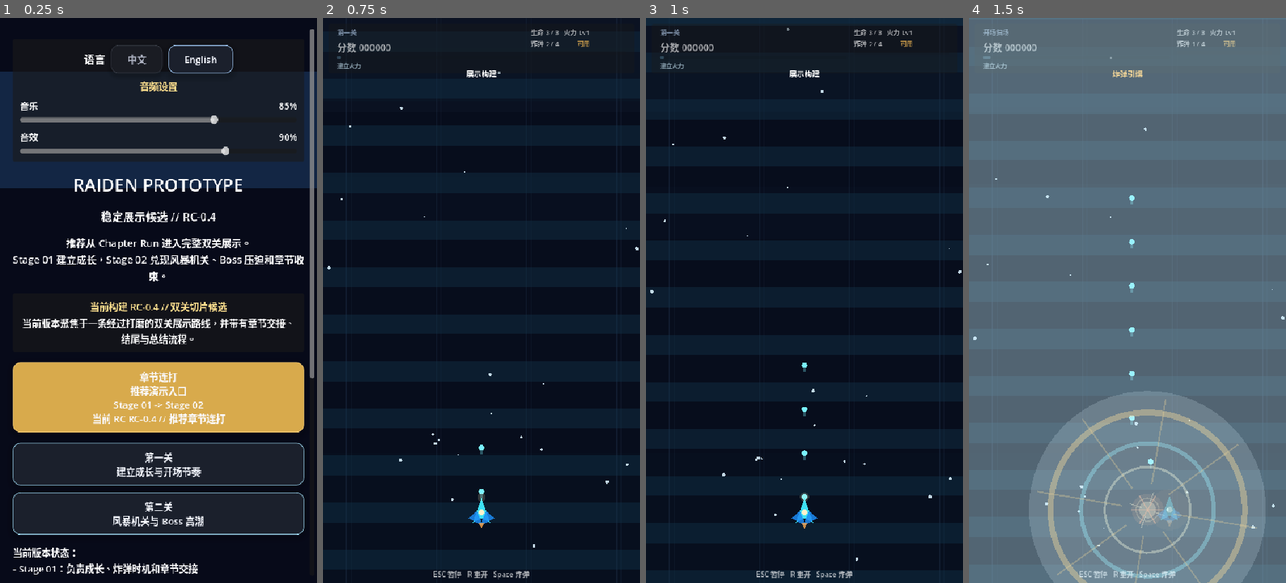
Above: before the commit, frames 1-4 (left to right).
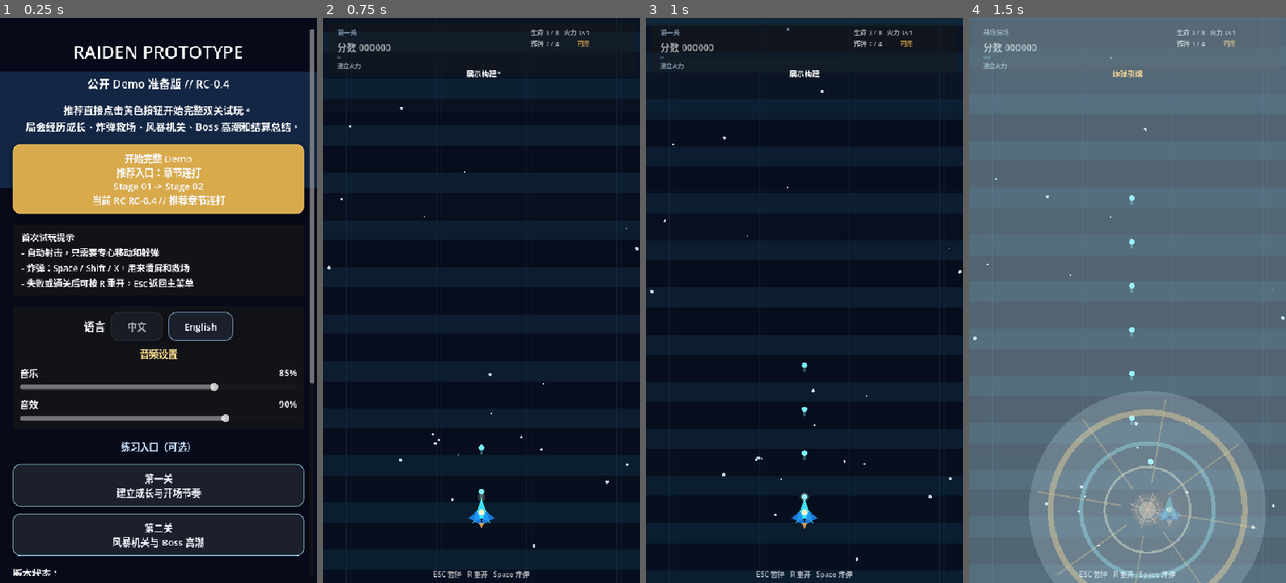
Above: after the commit, the same moments.

Repository: Drew-Z/raiden-prototype
Game: Godot game, scene res://scenes/ui/MainMenu.tscn
Two runs of this game, one before a commit and one after it. Both use one fixed random seed, a clock stepped at 60 frames per second and the inputs below.
Inputs (mouse positions are in pixels of both pictures, inside the frame that each line leads up to):
- Up to frame 1 (0.25 s): no input
- Up to frame 2 (0.75 s): click "章节连打 推荐演示入口 Stage 01 -> Stage…" (after the commit: "开始完整 Demo 推荐入口：章节连打 Stage 01 …") at 0.5 s
- Up to frame 3 (1 s): no input
- Up to frame 4 (1.5 s): tap Enter (ui_accept) at 1.25 s; move the mouse to (1197, 272) at 1.27 s; hold Right (move_right) from 1.28 s (still down); tap Space (bomb) at 1.35 s; click (1197, 272) at 1.42 s

The runs differ from the first frame. In frame 1, 44% of the frame differs, in the area x 4-100%, y 4-99%; in frame 2, nothing differs; in frame 3, nothing differs; in frame 4, nothing differs.

Commit message:
feat: polish public demo first run menu

Diff:
--- a/scripts/ui/main_menu_stage2.gd
+++ b/scripts/ui/main_menu_stage2.gd
@@ -54,8 +54,6 @@
 	column.add_theme_constant_override("separation", 18)
 	content_box.add_child(column)
 
-	column.add_child(_build_settings_panel(narrow_layout))
-
 	var title := Label.new()
 	title.text = "RAIDEN PROTOTYPE"
 	title.horizontal_alignment = HORIZONTAL_ALIGNMENT_CENTER
@@ -64,7 +62,7 @@
 	column.add_child(title)
 
 	var tag := Label.new()
-	tag.text = _t("稳定展示候选 // RC-0.4", "STABLE SHOWCASE CANDIDATE // RC-0.4")
+	tag.text = _t("公开 Demo 准备版 // RC-0.4", "PUBLIC DEMO PREP // RC-0.4")
 	tag.horizontal_alignment = HORIZONTAL_ALIGNMENT_CENTER
 	tag.autowrap_mode = TextServer.AUTOWRAP_WORD_SMART
 	tag.add_theme_font_size_override("font_size", 19 if narrow_layout else 24)
@@ -72,54 +70,55 @@
 
 	var summary := Label.new()
 	summary.text = _t(
-		"推荐从 Chapter Run 进入完整双关展示。\nStage 01 建立成长，Stage 02 兑现风暴机关、Boss 压迫和章节收束。",
-		"Start from Chapter Run for the full two-stage showcase.\nStage 01 builds growth; Stage 02 cashes storm hazards, boss pressure and chapter closure."
+		"推荐直接点击黄色按钮开始完整双关试玩。\n一局会经历成长、炸弹救场、风暴机关、Boss 高潮和结算总结。",
+		"Press the yellow button for the full two-stage demo.\nOne run covers growth, bomb saves, storm hazards, boss climax and debrief."
 	)
 	summary.horizontal_alignment = HORIZONTAL_ALIGNMENT_CENTER
 	summary.autowrap_mode = TextServer.AUTOWRAP_WORD_SMART
 	summary.add_theme_font_size_override("font_size", 17 if narrow_layout else 22)
 	column.add_child(summary)
 
-	var build_panel := PanelContainer.new()
-	column.add_child(build_panel)
-
-	var build_margin := MarginContainer.new()
-	build_margin.add_theme_constant_override("margin_left", 12)
-	build_margin.add_theme_constant_override("margin_top", 10)
-	build_margin.add_theme_constant_override("margin_right", 12)
-	build_margin.add_theme_constant_override("margin_bottom", 10)
-	build_panel.add_child(build_margin)
-
-	var build_column := VBoxContainer.new()
-	build_column.add_theme_constant_override("separation", 4)
-	build_margin.add_child(build_column)
-
-	var build_title := Label.new()
-	build_title.text = RunState.get_build_badge()
-	build_title.horizontal_alignment = HORIZONTAL_ALIGNMENT_CENTER
-	build_title.autowrap_mode = TextServer.AUTOWRAP_WORD_SMART
-	build_title.add_theme_font_size_override("font_size", 16 if narrow_layout else 18)
-	build_title.add_theme_color_override("font_color", Color(1.0, 0.88, 0.56))
-	build_column.add_child(build_title)
-
-	var build_summary := Label.new()
-	build_summary.text = RunState.get_build_summary()
-	build_summary.horizontal_alignment = HORIZONTAL_ALIGNMENT_CENTER
-	build_summary.autowrap_mode = TextServer.AUTOWRAP_WORD_SMART
-	build_summary.add_theme_font_size_override("font_size", 16 if narrow_layout else 18)
-	build_column.add_child(build_summary)
-
 	var chapter_button := Button.new()
 	chapter_button.text = "%s\n%s\nStage 01 -> Stage 02\n%s" % [
-		_t("章节连打", "Chapter Run"),
-		_t("推荐演示入口", "Recommended Demo Route"),
+		_t("开始完整 Demo", "Start Full Demo"),
+		_t("推荐入口：章节连打", "Recommended Route: Chapter Run"),
 		RunState.get_release_candidate_label()
 	]
-	chapter_button.custom_minimum_size = Vector2(0, 96)
+	chapter_button.custom_minimum_size = Vector2(0, 112 if narrow_layout else 120)
 	chapter_button.size_flags_horizontal = Control.SIZE_EXPAND_FILL
 	UiButtonStyle.apply(chapter_button, Color(0.96, 0.76, 0.34), true)
 	chapter_button.pressed.connect(RunState.start_chapter)
 	column.add_child(chapter_button)
+
+	var first_time_panel := PanelContainer.new()
+	column.add_child(first_time_panel)
+
+	var first_time_margin := MarginContainer.new()
+	first_time_margin.add_theme_constant_override("margin_left", 14)
+	first_time_margin.add_theme_constant_override("margin_top", 10)
+	first_time_margin.add_theme_constant_override("margin_right", 14)
+	first_time_margin.add_theme_constant_override("margin_bottom", 10)
+	first_time_panel.add_child(first_time_margin)
+
+	var first_time_label := Label.new()
+	first_time_label.text = _t(
+		"首次试玩提示\n- 自动射击，只需要专心移动和躲弹\n- 炸弹：Space / Shift / X，用来清屏和救场\n- 失败或通关后可按 R 重开，Esc 返回主菜单",
+		"First Run Tips\n- Shooting is automatic; focus on movement and dodging\n- Bomb: Space / Shift / X for screen clears and saves\n- Press R to retry or Esc to return after a run"
+	)
+	first_time_label.horizontal_alignment = HORIZONTAL_ALIGNMENT_LEFT
+	first_time_label.autowrap_mode = TextServer.AUTOWRAP_WORD_SMART
+	first_time_label.add_theme_font_size_override("font_size", 15 if narrow_layout else 18)
+	first_time_margin.add_child(first_time_label)
+
+	column.add_child(_build_settings_panel(narrow_layout))
+
+	var practice_label := Label.new()
+	practice_label.text = _t("练习入口（可选）", "Practice Routes (Optional)")
+	practice_label.horizontal_alignment = HORIZONTAL_ALIGNMENT_CENTER
+	practice_label.autowrap_mode = TextServer.AUTOWRAP_WORD_SMART
+	practice_label.add_theme_font_size_override("font_size", 16 if narrow_layout else 18)
+	practice_label.add_theme_color_override("font_color", Color(0.78, 0.88, 1.0))
+	column.add_child(practice_label)
 
 	var stage_button_row := GridContainer.new()
 	stage_button_row.columns = 1 if narrow_layout else 2
@@ -142,8 +141,8 @@
 
 	var features := Label.new()
 	features.text = _t(
-		"当前版本状态：\n- Stage 01：负责成长、炸弹时机和章节交接\n- Stage 02：负责风暴机关、Boss 压迫和终盘收束\n- Chapter Run：已具备 Briefing、Ending、Debrief 的稳定展示链路",
-		"Current build status:\n- Stage 01: showcase opener with clean growth and chapter handoff\n- Stage 02: enemy, environment and boss hazards now sync into one storm route\n- Chapter Run: includes Briefing, Ending and Debrief as a stable presentation chain"
+		"版本状态：\n- Chapter Run 是当前推荐试玩路线\n- Stage 01 负责成长和炸弹节奏\n- Stage 02 负责风暴机关、Boss 压迫和章节收束",
+		"Build Status:\n- Chapter Run is the recommended demo route\n- Stage 01 builds growth and bomb routing\n- Stage 02 delivers storm hazards, boss pressure and chapter closure"
 	)
 	features.horizontal_alignment = HORIZONTAL_ALIGNMENT_LEFT
 	features.autowrap_mode = TextServer.AUTOWRAP_WORD_SMART
@@ -152,8 +151,8 @@
 
 	var assessment := Label.new()
 	assessment.text = _t(
-		"判断：\n- 当前版本已经进入稳定展示候选状态\n- 后续更适合做发布包装、资源替换和少量试玩微调，而不是继续默认扩系统",
-		"Assessment:\n- This build is now a stable showcase candidate\n- Best next step is release packaging, asset replacement and light playtest polish rather than default system expansion"
+		"Demo 准备判断：\n- 当前版本已经适合小范围外部试玩\n- 后续优先观察新玩家是否看得懂、打得爽、愿意重开",
+		"Demo Prep Assessment:\n- This build is ready for small external playtests\n- Next priority is whether new players understand it, enjoy it and retry"
 	)
 	assessment.horizontal_alignment = HORIZONTAL_ALIGNMENT_LEFT
 	assessment.autowrap_mode = TextServer.AUTOWRAP_WORD_SMART
@@ -200,8 +199,8 @@
 
 	var hint := Label.new()
 	hint.text = _t(
-		"移动：WASD / 方向键\n炸弹：Space / Shift / X\n暂停：Esc / P    重开：R",
-		"Move: WASD / Arrows\nBomb: Space / Shift / X\nPause: Esc / P    Restart: R"
+		"移动：WASD / 方向键    炸弹：Space / Shift / X    暂停：Esc / P    重开：R",
+		"Move: WASD / Arrows    Bomb: Space / Shift / X    Pause: Esc / P    Retry: R"
 	)
 	hint.horizontal_alignment = HORIZONTAL_ALIGNMENT_CENTER
 	hint.autowrap_mode = TextServer.AUTOWRAP_WORD_SMART
Not shown, changed: README.md
Not shown, changed: docs/progress.md
Not shown, changed: docs/public-demo-roadmap.md
